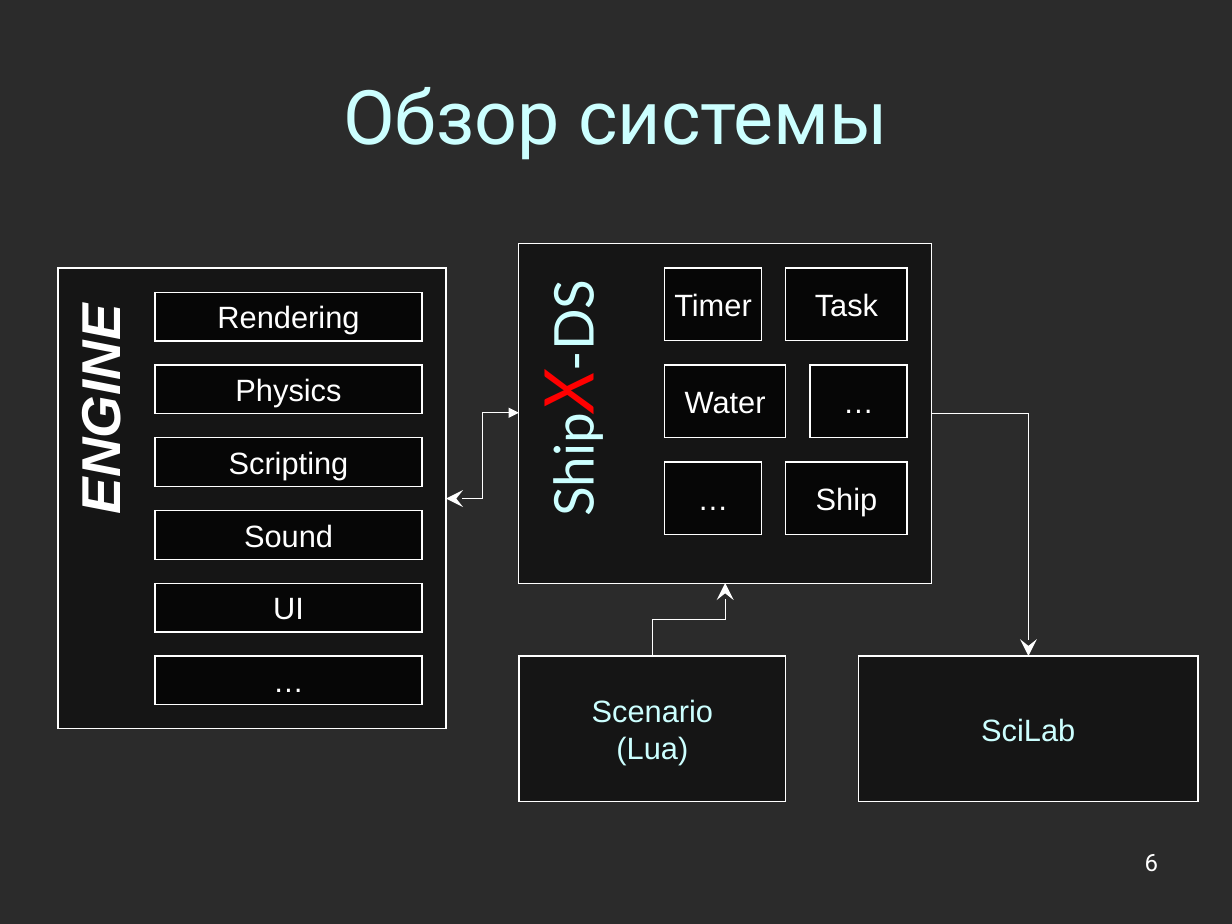
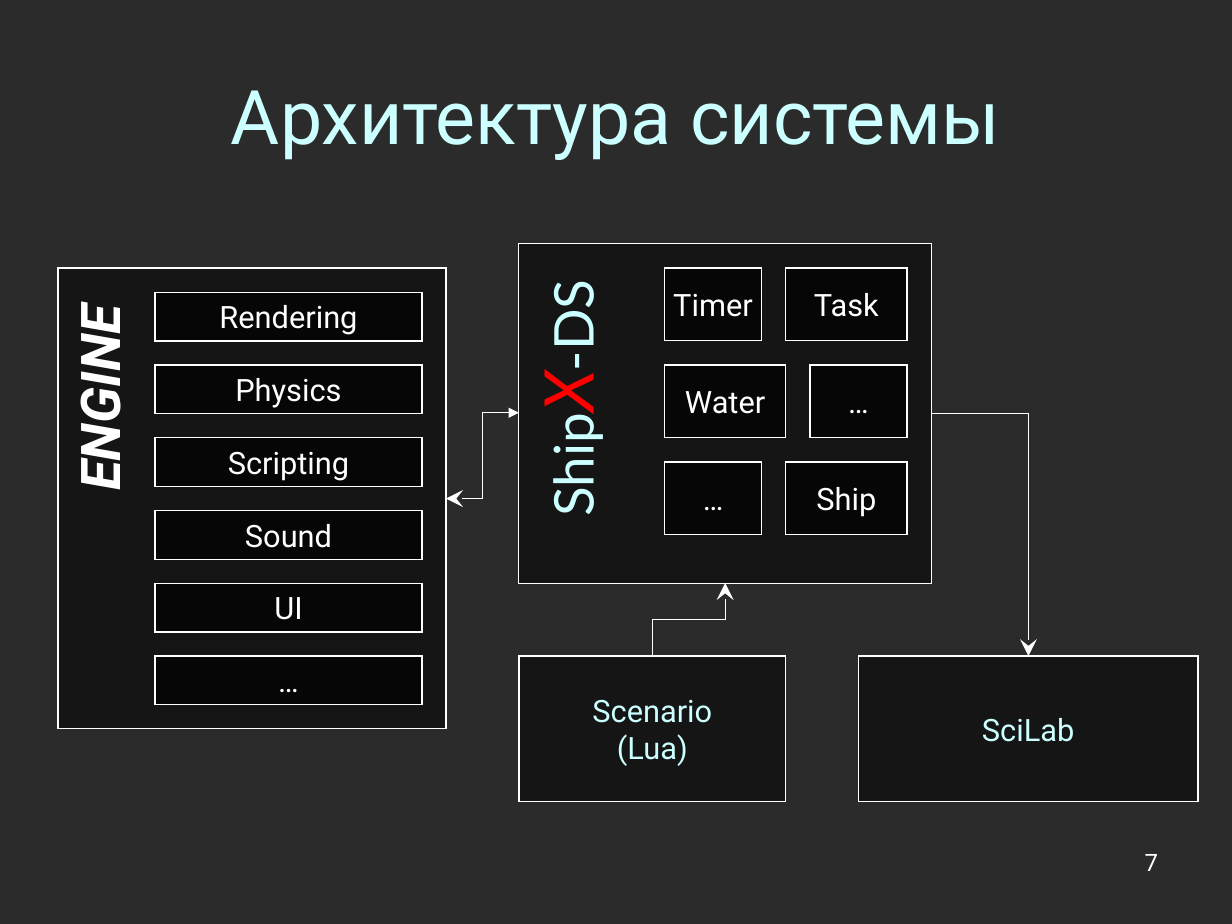
Before and after one commit to Jacobi20/nano-vis, a slide deck: slide 7 of docs/conf_2011_cyprus/conf_2011_cyprus.ppt (slide 6 before the commit). Drawn at 1232x924 pixels with LibreOffice and Linux fonts; fonts in the diff are those of the drawing; background and template pictures are left out; a plain dark background stands for a picture behind light text. Boxes give left, top, right and bottom in pixels: in the first picture for what was removed or moved away, otherwise in the second. Text is boxed around its words. In the diff, an @@ line names an element or a change of style, - is before the commit and + after.

```diff
--- a/docs/conf_2011_cyprus/conf_2011_cyprus.ppt
+++ b/docs/conf_2011_cyprus/conf_2011_cyprus.ppt
@@ title at box(231, 90, 1000, 160): text changed @@
-Обзор системы
+Архитектура системы
@@ font Arial to Roboto in 15 elements at box(155, 292, 423, 341), box(155, 510, 423, 559), box(155, 365, 423, 414), box(155, 437, 423, 487), box(63, 322, 135, 485), box(155, 583, 423, 632), box(664, 269, 761, 341), box(664, 365, 785, 437), box(786, 462, 907, 535), box(859, 655, 1199, 801), box(519, 655, 786, 801), box(786, 269, 907, 341), box(155, 655, 423, 705), box(664, 462, 761, 535), box(809, 365, 907, 437) @@
@@ page number at box(1145, 854, 1158, 871): text changed @@
-6
+7
```
Also in this commit, not shown: 10 other slides changed, 8 slides added, 1 slide removed, 5 other files.
